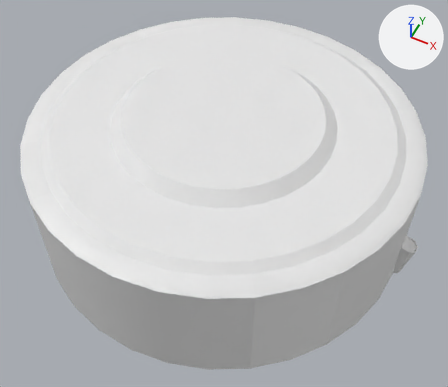
An edit to the Blender file Assets/structural-grapple.blend, drawn before and after from the same camera.
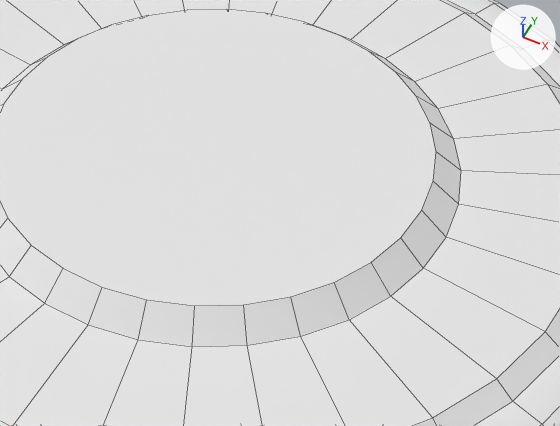
The first picture shows the older version from a 50 mm lens placed at (1.3, -2.6, 3.02), pointed at (0.07, -0.14, -0.06). The close-ups show both versions on the part from 28% to 86% of the width and 13% to 63% of the height of that picture. Lighting does not change. The marker at upper right points along +X, +Y and +Z. The close-ups show mesh edges as thin lines.

Names of what the first close-up shows: 'clinch-cap.002', 'struct-grapple'.
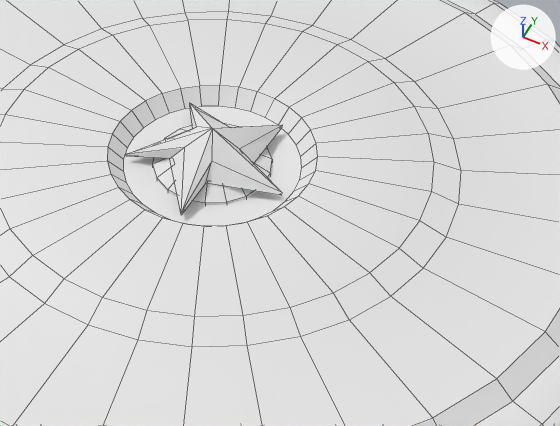
The change, as JSON lines over the scene's bpy script:
```json
{"op": "add", "block": "mat_bolt", "code": ["mat_bolt = diffuse_material('bolt')", "mat_bolt.base_color = (0.8, 0.8, 0.8)  # white #e7e7e7"]}
{"block": "me_cylinder_002", "where": "# used by ob_struct_grapple; location = (0.0, 0.0, 0.0)"}
{"op": "remove", "block": "me_cylinder_002", "code": "me_cylinder_002.from_pydata(...)  # 468 vertices, 422 faces; spans x -1.25..1.25, y -1.25..1.25, z -0.4..0.5"}
{"op": "add", "block": "me_cylinder_002", "code": "me_cylinder_002.from_pydata(...)  # 532 vertices, 486 faces; spans x -1.25..1.25, y -1.25..1.25, z -0.4..0.46"}
{"block": "me_cylinder_002", "change": "me_cylinder_002 part 1"}
{"block": "me_cylinder_002", "change": "32 faces are deleted"}
{"block": "me_cylinder_002", "change": "32 vertices move from x -0.63..0.63, y -0.63..0.63, z 0.5 to x -0.26..0.26, y -0.26..0.26, z 0.42"}
{"block": "me_cylinder_002", "change": "64 vertices are added at x -0.63..0.63, y -0.63..0.63, z 0.46"}
{"block": "me_cylinder_002", "change": "96 new faces join them"}
{"op": "add", "block": "me_bolt", "code": ["me_bolt = bpy.data.meshes.new('Bolt')", "me_bolt.from_pydata(...)  # 76 vertices, 66 faces; spans x -0.223..0.24, y -0.244..0.213, z -0.771..0.137", "me_bolt.polygons.foreach_set('use_smooth', [True] * 66)", "me_bolt.materials.append(mat_bolt)  # white #e7e7e7"]}
{"op": "add", "block": "ob_bolt", "code": ["ob_bolt = bpy.data.objects.new('bolt', me_bolt)", "ob_bolt.parent = ob_struct_grapple", "ob_bolt.location = (0.0, 0.0, 0.41)"]}
```

What differs and where, as boxes (x1, y1, x2, y2) in the close-ups (560 x 426 px):
```json
{"object": "bolt", "change": "added", "after": [126, 103, 283, 215]}
{"part": 1, "of": "me_cylinder_002", "change": "built on", "before": [0, 9, 461, 347], "after": [0, 12, 461, 347]}
```
